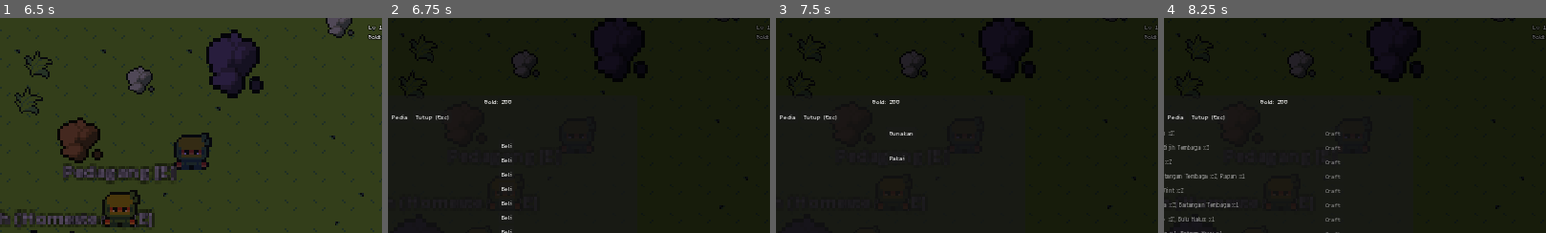
Above: before the commit, frames 1-4 (left to right).
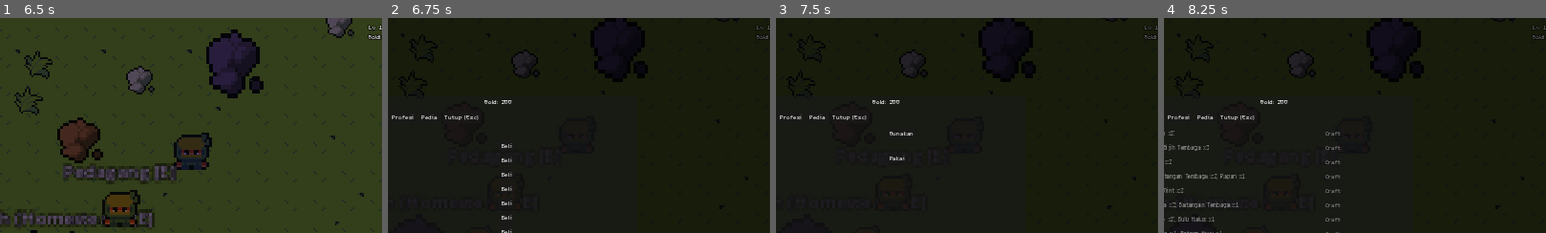
Above: after the commit, the same moments.

Repository: lifkieh/Aetherion
Game: Godot game, scene res://scenes/ui/MainMenu.tscn
Two runs of this game, one before a commit and one after it. Both use one fixed random seed, a clock stepped at 60 frames per second and the inputs below.
Inputs (mouse positions are % of the whole screen's width and height, from its top left):
- Up to frame 1 (6.5 s): click "Main Baru" at 0.5 s; move the mouse to (72, 45) at 1.27 s; hold D (move_right) 1.28-2.03 s; tap T (tame) at 1.35, 2.3, 3.05, 3.8, 4.55, 5.3, 6.05 s; move the mouse to (30, 55) at 2.02 s; hold S (move_down) 2.03-2.78 s; tap J (attack) at 2.1 s; move the mouse to (60, 28) at 2.77 s; hold D (move_right) 2.78-3.53 s; tap Space (dodge) at 2.85 s; move the mouse to (45, 70) at 3.52 s; hold W (move_up) 3.53-4.28 s; tap 1 (infuse_fire) at 3.6 s; move the mouse to (80, 65) at 4.27 s; hold A (move_left) 4.28-5.78 s; tap 3 (infuse_ice) at 4.35 s; move the mouse to (20, 35) at 5.02 s; tap 2 (infuse_lightning) at 5.1 s; move the mouse to (55, 50) at 5.77 s; hold S (move_down) from 5.78 s (still down); tap 4 (infuse_wind) at 5.85 s
- Up to frame 2 (6.75 s): move the mouse to (35, 25) at 6.52 s; release S (move_down) at 6.53 s; hold D (move_right) from 6.53 s (still down); tap E (interact) at 6.6 s
- Up to frame 3 (7.5 s): tap T (tame) at 6.8 s; release D (move_right) at 7.25 s; click "Tas" at 7.25 s
- Up to frame 4 (8.25 s): click "Craft" at 8 s
The pictures show only the part of the screen within x 39-89%, y 0-50%; the shares and areas given below are measured in that part.

Frame 1 is identical in both runs. In frame 2, 0.3% of the frame differs, in the area x 2-24%, y 44-48%; in frame 3, 0.3%; in frame 4, 0.3%.

Commit message:
Feature: Profession XP + perks (GDD v0.2 §3). ProfessionSystem autoload awards XP from harvest/mine/fish/craft/tame events, +50% main-profession bonus, level-ups + perk unlocks; perks wired (miner faster/bonus, lumberjack/herbalist/cook bonus_yield, fisherman bite-window); Profesi menu tab; fix MenuUI orphaned match cases; 153/153 tests
Co-Authored-By: Claude Opus 4.8 (1M context) <noreply@anthropic.com>

Diff:
--- a/game/autoload/Db.gd
+++ b/game/autoload/Db.gd
@@ -19,6 +19,7 @@
 var echo_vendors: Array = []
 var projectiles: Dictionary = {}   # id -> def
 var combat_feel: Dictionary = {}
+var professions: Dictionary = {}   # id -> def
 
 var _errors: Array[String] = []
 
@@ -42,6 +43,7 @@
 	echo_vendors = _load_array("echo_vendors.json")
 	projectiles = _load_indexed("projectiles.json", "id")
 	combat_feel = _load_object("combat_feel.json")
+	professions = _load_indexed("professions.json", "id")
 	if _errors.is_empty():
 		print("[Db] Loaded: %d monsters, %d items, %d skills, %d recipes, %d crops, %d scenarios" % [
 			monsters.size(), items.size(), skills.size(), recipes.size(), crops.size(), scenarios.size()])
--- a/game/autoload/EventBus.gd
+++ b/game/autoload/EventBus.gd
@@ -40,6 +40,8 @@
 # --- Gathering / crafting ---
 signal node_harvested(node_type: String, item_id: String, qty: int)
 signal prof_xp_gained(profession: String, total: int)
+signal prof_level_up(profession: String, level: int)
+signal fish_caught(fish_id: String)
 signal block_mined(cell: Vector2i, block_type: String)
 signal dungeon_entered(id: String)
 signal dungeon_exited(id: String)
--- a/game/autoload/FishingUI.gd
+++ b/game/autoload/FishingUI.gd
@@ -79,7 +79,7 @@
 
 func _start_bite() -> void:
 	state = BITE
-	_bite_window = 0.85
+	_bite_window = 0.85 * (1.0 + ProfessionSystem.perk_value("fisherman", "bite_window"))
 	_timer = _bite_window
 	label.text = "❗ IKAN! Tekan [E]!"
 	bar_fill.color = Color(0.9, 0.7, 0.2)
@@ -116,6 +116,7 @@
 		label.text = "Tidak ada yang tertangkap di jam ini."
 	else:
 		PlayerData.add_item(f.get("item", ""), 1)
+		EventBus.fish_caught.emit(f.get("id", ""))   # -> Fisherman XP
 		var rar: String = f.get("rarity", "common")
 		var mark := "🏆 " if rar in ["rare", "epic"] else ""
 		label.text = "%sDapat: %s!  [E] lanjut" % [mark, f.get("name", "?")]
--- /dev/null
+++ b/game/autoload/ProfessionSystem.gd
@@ -0,0 +1,59 @@
+extends Node
+## ProfessionSystem (GDD v0.2 §3) — awards profession XP from existing activity
+## signals, applies the +50% main-profession bonus, announces level-ups + perk
+## unlocks, and exposes perk values other systems query.
+
+const MAIN_BONUS := 1.5
+
+func _ready() -> void:
+	EventBus.node_harvested.connect(_on_harvest)
+	EventBus.block_mined.connect(func(_c, _t): award("miner", 2))
+	EventBus.crop_harvested.connect(func(_i, _c, _q): award("herbalist", 5))
+	EventBus.item_crafted.connect(_on_craft)
+	EventBus.fish_caught.connect(func(_f): award("fisherman", 6))
+	EventBus.tame_attempted.connect(func(_s, ok, _c): if ok: award("tamer", 8))
+
+func _on_harvest(kind: String, _item: String, _qty: int) -> void:
+	if kind == "tree":
+		award("lumberjack", 5)
+	elif kind == "ore":
+		award("miner", 6)
+
+func _on_craft(result: String, success: bool) -> void:
+	if not success:
+		return
+	for r in Db.recipes:
+		if r.get("result", "") == result:
+			award(r.get("profession", "carpenter"), 6)
+			return
+
+func award(prof: String, base: int) -> void:
+	if prof == "":
+		return
+	var old_lvl := PlayerData.prof_level(prof)
+	var main: String = PlayerData.professions.get("main", "")
+	var xp := int(base * (MAIN_BONUS if prof == main else 1.0))
+	PlayerData.gain_prof_xp(prof, xp)
+	var new_lvl := PlayerData.prof_level(prof)
+	if new_lvl > old_lvl:
+		EventBus.prof_level_up.emit(prof, new_lvl)
+		EventBus.toast.emit("⚒ %s naik ke Lv %d!" % [_name(prof), new_lvl])
+		for p in _perks(prof):
+			if p.get("level", 0) > old_lvl and p.get("level", 0) <= new_lvl:
+				EventBus.toast.emit("  Perk: " + p.get("desc", ""))
+				Audio.play_sfx("success")
+
+## Total value of unlocked perks of `type` for a profession (queried by systems).
+func perk_value(prof: String, type: String) -> float:
+	var lvl := PlayerData.prof_level(prof)
+	var total := 0.0
+	for p in _perks(prof):
+		if p.get("type", "") == type and int(p.get("level", 999)) <= lvl:
+			total += float(p.get("value", 0))
+	return total
+
+func _perks(prof: String) -> Array:
+	return Db.professions.get(prof, {}).get("perks", [])
+
+func _name(prof: String) -> String:
+	return Db.professions.get(prof, {}).get("name", prof.capitalize())
--- /dev/null
+++ b/game/data/professions.json
@@ -0,0 +1,23 @@
+[
+  {"id": "lumberjack", "name": "Penebang", "perks": [
+    {"level": 3, "type": "bonus_yield", "value": 1, "desc": "+1 kayu tiap menebang"},
+    {"level": 8, "type": "bonus_yield", "value": 1, "desc": "+1 kayu lagi"}
+  ]},
+  {"id": "miner", "name": "Penambang", "perks": [
+    {"level": 3, "type": "faster", "value": 1, "desc": "Menggali -1 pukulan"},
+    {"level": 6, "type": "bonus_yield", "value": 1, "desc": "+1 bijih tiap urat"}
+  ]},
+  {"id": "fisherman", "name": "Pemancing", "perks": [
+    {"level": 4, "type": "bite_window", "value": 0.3, "desc": "Jendela gigitan +30%"}
+  ]},
+  {"id": "herbalist", "name": "Herbalis", "perks": [
+    {"level": 4, "type": "bonus_yield", "value": 1, "desc": "+1 herbal saat panen"}
+  ]},
+  {"id": "cook", "name": "Koki", "perks": [
+    {"level": 4, "type": "bonus_yield", "value": 1, "desc": "+1 hasil masakan"}
+  ]},
+  {"id": "blacksmith", "name": "Pandai Besi", "perks": []},
+  {"id": "carpenter", "name": "Tukang Kayu", "perks": []},
+  {"id": "alchemist", "name": "Alkemis", "perks": []},
+  {"id": "tamer", "name": "Penjinak", "perks": []}
+]
--- a/game/project.godot
+++ b/game/project.godot
@@ -30,6 +30,7 @@
 MusicDirector="*res://autoload/MusicDirector.gd"
 ProjectilePool="*res://autoload/ProjectilePool.gd"
 CombatFeel="*res://autoload/CombatFeel.gd"
+ProfessionSystem="*res://autoload/ProfessionSystem.gd"
 
 [display]
 
--- a/game/scenes/systems/CraftingSystem.gd
+++ b/game/scenes/systems/CraftingSystem.gd
@@ -60,6 +60,7 @@
 	if success:
 		var result: String = recipe.get("result", "")
 		var out_qty: int = int(recipe.get("qty", 1))
+		out_qty += int(ProfessionSystem.perk_value(recipe.get("profession", ""), "bonus_yield"))
 		PlayerData.add_item(result, out_qty)
 		EventBus.item_crafted.emit(result, true)
 		EventBus.toast.emit("Berhasil membuat %s x%d!" % [Db.item_name(result), out_qty])
--- a/game/scenes/ui/MenuUI.gd
+++ b/game/scenes/ui/MenuUI.gd
@@ -61,7 +61,7 @@
 
 	var tabs := HBoxContainer.new()
 	vb.add_child(tabs)
-	for m in [["inventory", "Tas"], ["crafting", "Craft"], ["shop", "Toko"], ["quest", "Quest"], ["pedia", "Pedia"]]:
+	for m in [["inventory", "Tas"], ["crafting", "Craft"], ["shop", "Toko"], ["quest", "Quest"], ["prof", "Profesi"], ["pedia", "Pedia"]]:
 		var b := Button.new()
 		b.text = m[1]
 		if _font: b.add_theme_font_override("font", _font)
@@ -136,9 +136,34 @@
 		"shop": _build_shop()
 		"system": _build_system()
 		"pedia": _build_pedia()
+		"prof": _build_prof()
 		"quest": _build_quests()
 		"sky": _build_sky()
 		"echo": _build_echo()
+
+func _build_prof() -> void:
+	title.text = "Profesi"
+	var main: String = PlayerData.professions.get("main", "")
+	content.add_child(_mk_label("Profesi Utama: %s (+50%% EXP)" % (Db.professions.get(main, {}).get("name", "belum dipilih")), 15))
+	for id in Db.professions.keys():
+		var def: Dictionary = Db.professions[id]
+		var lvl := PlayerData.prof_level(id)
+		var xp: int = PlayerData.prof_xp.get(id, 0)
+		var h := _row()
+		var mark := "★ " if id == main else ""
+		var l := _mk_label("%s%s — Lv %d (%d XP)" % [mark, def.get("name", id), lvl, xp], 14)
+		l.custom_minimum_size = Vector2(300, 0)
+		h.add_child(l)
+		# next perk hint
+		var next_perk := ""
+		for p in def.get("perks", []):
+			if int(p.get("level", 0)) > lvl:
+				next_perk = "Lv%d: %s" % [p.level, p.desc]
+				break
+		if next_perk != "":
+			h.add_child(_mk_label(next_perk, 11))
+		if id != main:
+			h.add_child(_btn("Jadikan Utama", func(): PlayerData.professions["main"] = id; EventBus.toast.emit("Profesi utama: " + def.get("name", id)); _rebuild()))
 
 func _build_echo() -> void:
 	var d: Dictionary = _ctx if _ctx is Dictionary else {}
--- a/game/scenes/world/DungeonTerrain.gd
+++ b/game/scenes/world/DungeonTerrain.gd
@@ -49,8 +49,7 @@
 			var cell := Vector2i(x, y)
 			if BLOCKS.has(c):
 				solid.set_cell(cell, BLOCKS[c].source, Vector2i(0, 0))
-				if BLOCKS[c].soft:
-					_hp[cell] = BLOCKS[c].hp
+				# _hp is initialized lazily on first mine (so the Miner "faster" perk applies)
 			elif c == "=":
 				_add_platform(platforms, cell)
 			elif c == "H":
@@ -155,7 +154,10 @@
 	if not cfg.get("soft", false):
 		EventBus.toast.emit("Batu ini terlalu keras untuk digali.")
 		return false
-	_hp[cell] = _hp.get(cell, cfg.hp) - 1
+	# Miner "faster" perk reduces the hits needed.
+	if not _hp.has(cell):
+		_hp[cell] = maxi(1, cfg.hp - int(ProfessionSystem.perk_value("miner", "faster")))
+	_hp[cell] -= 1
 	Audio.play_sfx("mine")
 	if _hp[cell] <= 0:
 		solid.erase_cell(cell)
@@ -163,10 +165,9 @@
 		_rebuild_row(cell.y)   # split the strip around the removed cell
 		var drop: String = cfg.get("drop", "")
 		if drop != "":
-			var qty := randi_range(1, 2)
+			var qty := randi_range(1, 2) + int(ProfessionSystem.perk_value("miner", "bonus_yield"))
 			PlayerData.add_item(drop, qty)
-			EventBus.node_harvested.emit("ore", drop, qty)
-		PlayerData.gain_prof_xp("miner", cfg.get("xp", 1))
+			EventBus.node_harvested.emit("ore", drop, qty)   # -> Miner XP via ProfessionSystem
 		WorldState.add_counter("blocks_mined")
 		EventBus.block_mined.emit(cell, "ore" if drop != "" else "block")
 	return true
--- a/game/scenes/world/GatherNode.gd
+++ b/game/scenes/world/GatherNode.gd
@@ -73,12 +73,15 @@
 	return true
 
 func _do_drop() -> void:
+	var prof := "miner" if kind in ["ore", "sandstone"] else "lumberjack"
+	var bonus := int(ProfessionSystem.perk_value(prof, "bonus_yield"))
+	var report_kind := "ore" if kind in ["ore", "sandstone"] else "tree"
 	var table := Db.loot_table(LOOT.get(kind, ""))
 	for d in table:
 		if randf() <= float(d.get("chance", 1.0)):
-			var qty := randi_range(int(d.get("min", 1)), int(d.get("max", 1)))
+			var qty := randi_range(int(d.get("min", 1)), int(d.get("max", 1))) + bonus
 			PlayerData.add_item(d.get("item", ""), qty)
-			EventBus.node_harvested.emit(kind, d.get("item", ""), qty)
+			EventBus.node_harvested.emit(report_kind, d.get("item", ""), qty)
 	EventBus.toast.emit("Memanen %s" % ("kayu" if kind == "tree" else "tembaga"))
 
 func _set_depleted(v: bool) -> void:
--- a/game/tests/TestRunner.gd
+++ b/game/tests/TestRunner.gd
@@ -27,6 +27,7 @@
 	await _test_platformer()
 	await _test_dungeon_combat()
 	_test_fishing()
+	_test_professions()
 	_test_skycalendar()
 	await _test_bugfixes()
 	print("===== RESULT: %d passed, %d failed =====\n" % [passed, failed])
@@ -195,6 +196,27 @@
 		if i > 0 and ev[i - 1].days > ev[i].days: sorted = false
 	check("upcoming events non-negative", non_neg)
 	check("upcoming events sorted ascending", sorted)
+
+func _test_professions() -> void:
+	print("[ProfessionSystem]")
+	check("professions data loaded", Db.professions.size() >= 5)
+	PlayerData.new_game()
+	PlayerData.professions["main"] = "adventurer"
+	ProfessionSystem.award("lumberjack", 5)
+	check("non-main XP is 1x", PlayerData.prof_xp.get("lumberjack", 0) == 5)
+	PlayerData.professions["main"] = "miner"
+	ProfessionSystem.award("miner", 10)
+	check("main profession +50% XP", PlayerData.prof_xp.get("miner", 0) == 15)
+	# perks unlock by level
+	PlayerData.prof_xp["miner"] = 800   # -> level ~7
+	check("miner is high level", PlayerData.prof_level("miner") >= 6)
+	check("miner 'faster' perk unlocked (Lv3)", ProfessionSystem.perk_value("miner", "faster") >= 1.0)
+	check("miner 'bonus_yield' perk unlocked (Lv6)", ProfessionSystem.perk_value("miner", "bonus_yield") >= 1.0)
+	# event-driven award through the existing harvest signal
+	var before: int = PlayerData.prof_xp.get("lumberjack", 0)
+	EventBus.node_harvested.emit("tree", "wood_log", 2)
+	check("harvest signal awards Lumberjack XP", PlayerData.prof_xp.get("lumberjack", 0) > before)
+	PlayerData.new_game()
 
 func _test_fishing() -> void:
 	print("[FishingSystem]")
Not shown, added: reports/professions.png
